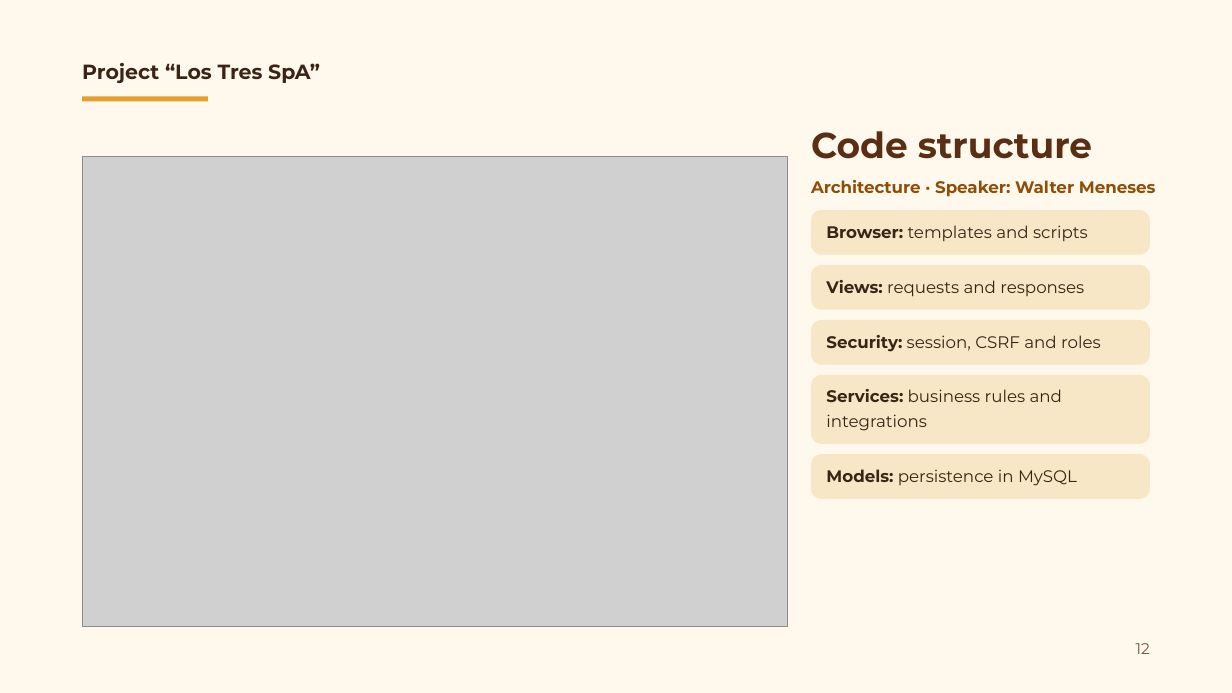
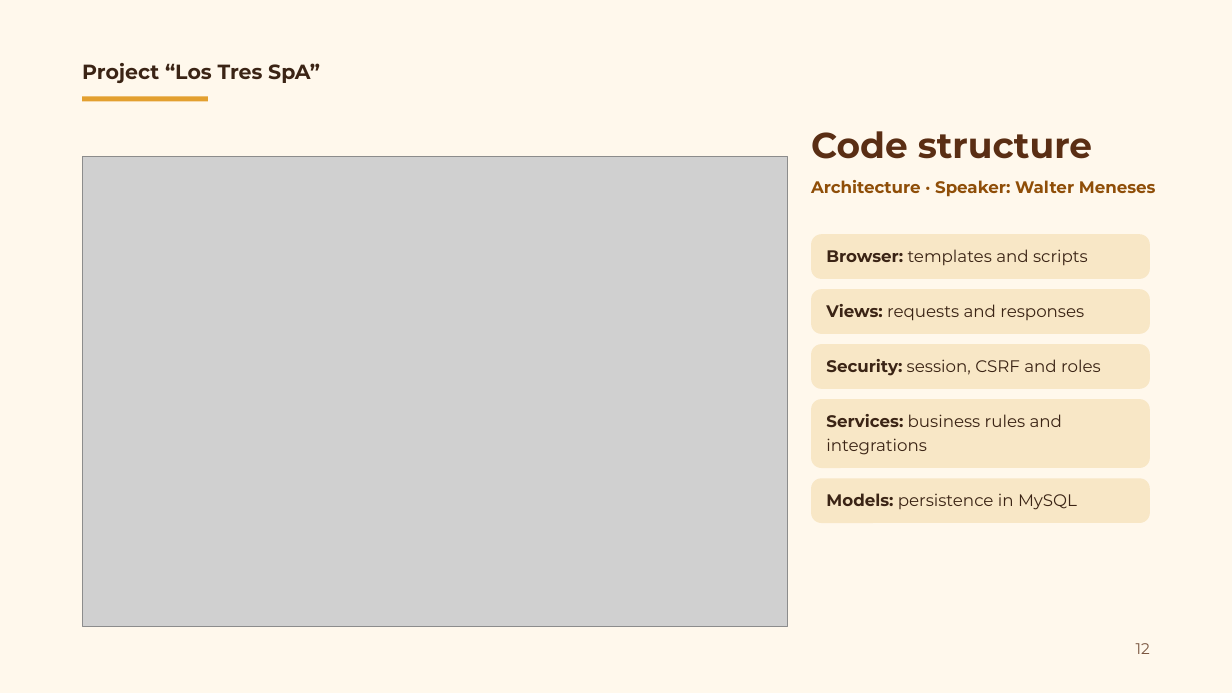
Before and after one commit to maurithey1/Proyecto_Panaderia, a slide deck: slide 12 of Fase 3/Evidencias Grupales/Presentación Final del proyecto (Español).pptx. Drawn at 1232x693 pixels with LibreOffice and Linux fonts; fonts in the diff are those of the drawing; grey boxes stand for pictures; background and template pictures are left out. Boxes give left, top, right and bottom in pixels: in the first picture for what was removed or moved away, otherwise in the second. Text is boxed around its words. In the diff, an @@ line names an element or a change of style, - is before the commit and + after.

```diff
--- a/Fase 3/Evidencias Grupales/Presentación Final del proyecto (Español).pptx
+++ b/Fase 3/Evidencias Grupales/Presentación Final del proyecto (Español).pptx
@@ 5 rounded rectangles: place and size @@
-5 rounded rectangles at [811,210,1151,498]
+5 rounded rectangles at [811,234,1151,523]
```
Also in this commit, not shown: 5 other slides changed.
